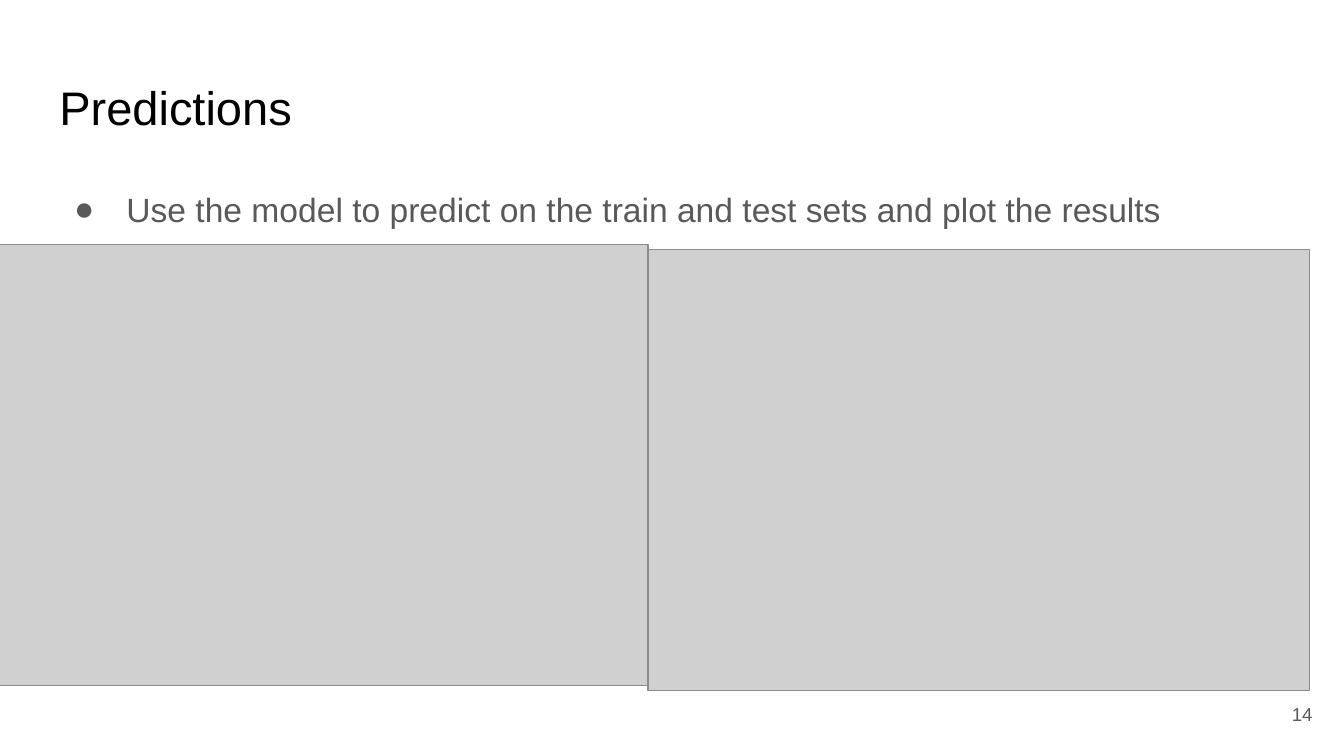
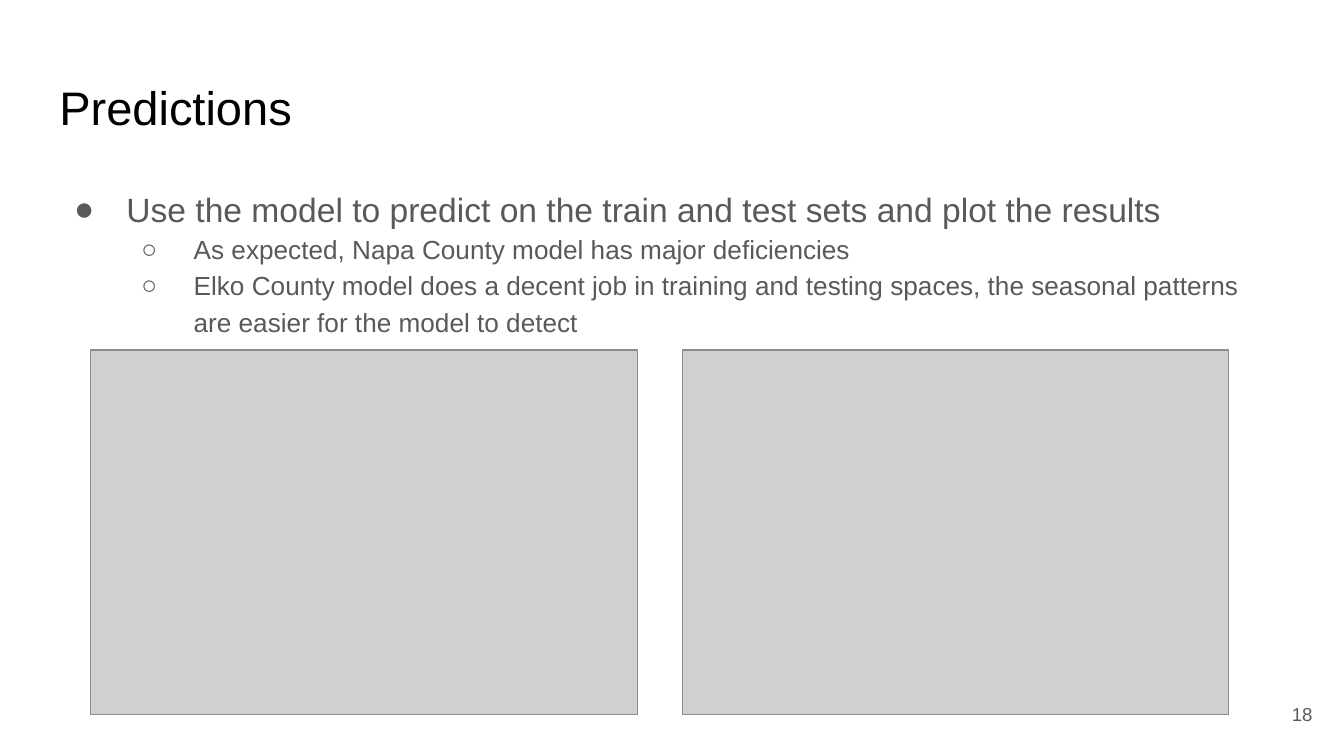
Before and after one commit to DCavanaugh98/WildfireMLProject, a slide deck: slide 18 of Math 8670 Final Project.pptx (slide 14 before the commit). Drawn at 1344x756 pixels with LibreOffice and Linux fonts; fonts in the diff are those of the drawing; grey boxes stand for pictures. Boxes give left, top, right and bottom in pixels: in the first picture for what was removed or moved away, otherwise in the second. Text is boxed around its words. In the diff, an @@ line names an element or a change of style, - is before the commit and + after.

```diff
--- a/Math 8670 Final Project.pptx
+++ b/Math 8670 Final Project.pptx
@@ text at (x1=194, y1=240, x2=1238, y2=332): paragraphs added @@
+  ○ As expected, Napa County model has major deficiencies
+  ○ Elko County model does a decent job in training and testing spaces, the seasonal patterns are easier for the model to detect
@@ picture resized from (x1=0, y1=245, x2=648, y2=685) to (x1=91, y1=349, x2=638, y2=714) @@
@@ picture resized from (x1=648, y1=250, x2=1309, y2=691) to (x1=683, y1=349, x2=1230, y2=714) @@
@@ page number at (x1=1292, y1=708, x2=1313, y2=721): text changed @@
-14
+18
```
Also in this commit, not shown: 11 other slides changed, 5 slides added, 1 slide removed, 12 other files.
